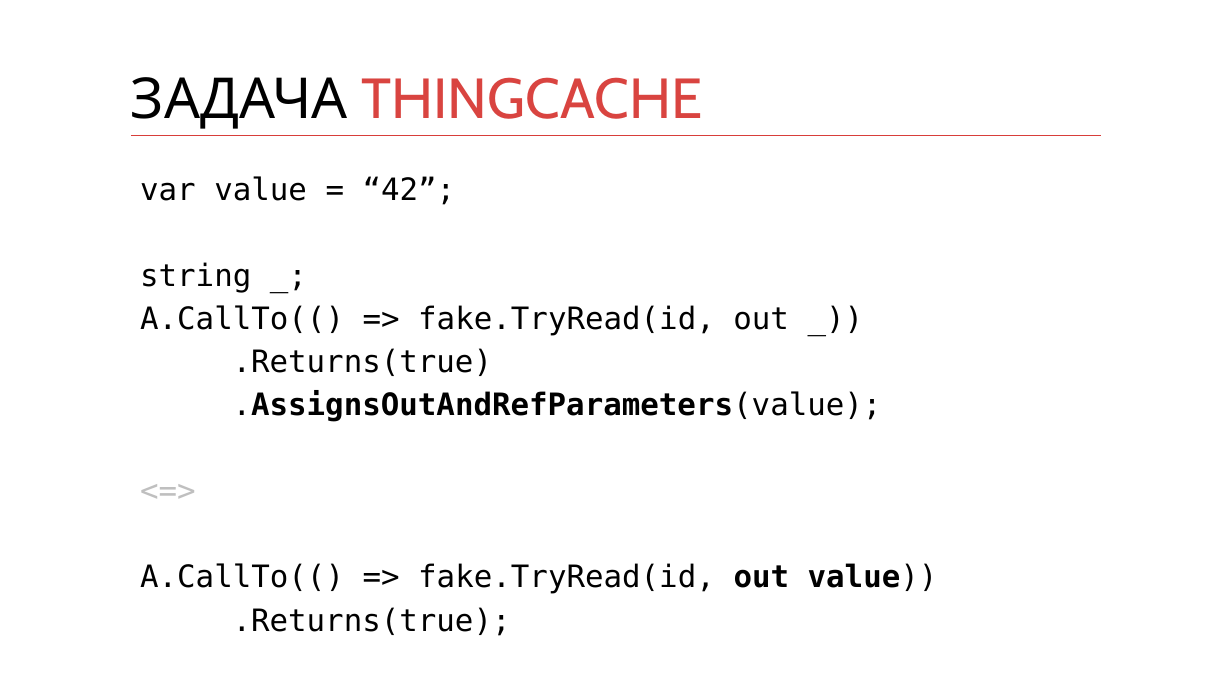
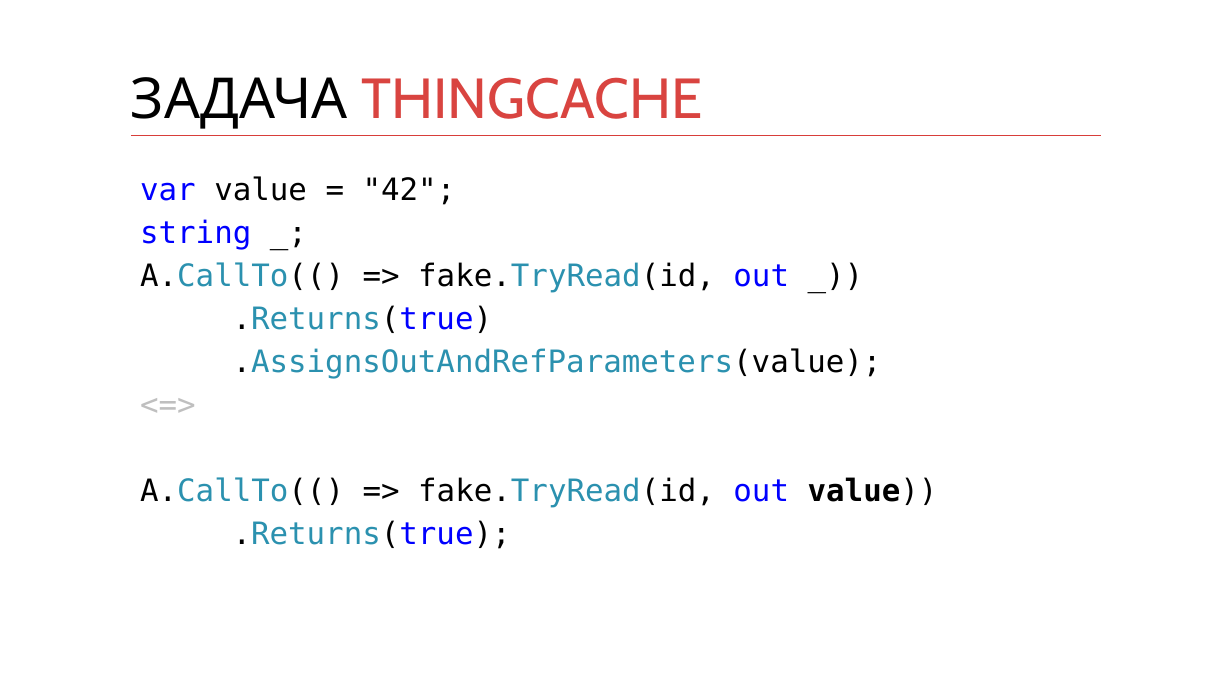
Before and after one commit to kontur-courses/mocks, a slide deck: slide 8 of mocks.pptx. Drawn at 1232x693 pixels with LibreOffice and Linux fonts; fonts in the diff are those of the drawing. Boxes give left, top, right and bottom in pixels: in the first picture for what was removed or moved away, otherwise in the second. Text is boxed around its words. In the diff, an @@ line names an element or a change of style, - is before the commit and + after.

```diff
--- a/mocks.pptx
+++ b/mocks.pptx
@@ text at (x1=140, y1=176, x2=456, y2=205): text changed @@
-var value = “42”;
+var value = "42";
@@ text at (x1=140, y1=219, x2=938, y2=549): text colour #000000 to #0000FF in "string", "out", ".Returns(true)", "out" and 1 more places; text colour #000000 to #2B91AF in "A.CallTo(() fake.TryRead(id,", ".Returns(true)", ".AssignsOutAndRefParameters(value);", "A.CallTo(() fake.TryRead(id," and 1 more places; bold off in ".AssignsOutAndRefParameters(value);", "out" @@
```
Also in this commit, not shown: 3 other slides changed, 4 other files.
